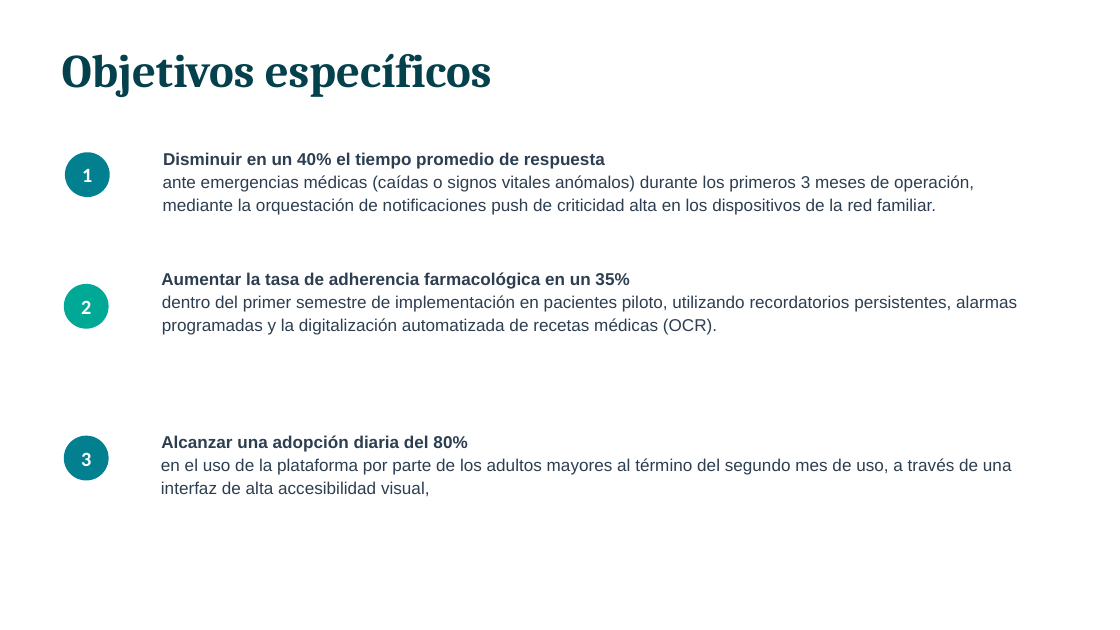
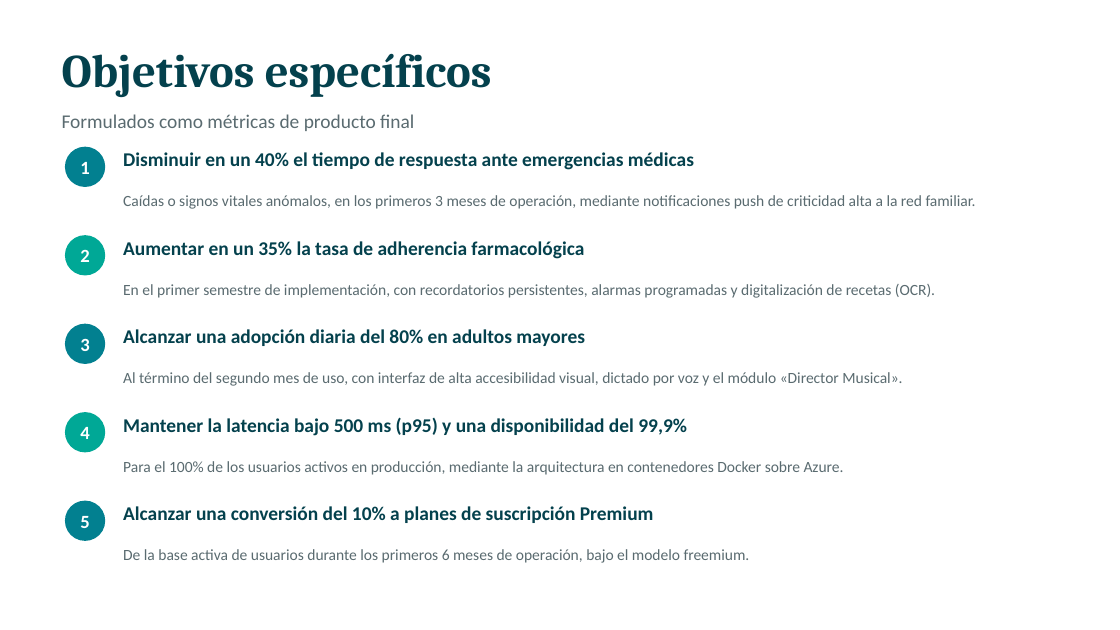
Before and after one commit to Jaacern/G1_CAPSTONE_003D, a slide deck: slide 6 of Fase 1/Evidencias Grupales/Presentación idea de proyecto.pptx. Drawn at 1120x630 pixels with LibreOffice and Linux fonts; fonts in the diff are those of the drawing. Boxes give left, top, right and bottom in pixels: in the first picture for what was removed or moved away, otherwise in the second. Text is boxed around its words. In the diff, an @@ line names an element or a change of style, - is before the commit and + after.

```diff
--- a/Fase 1/Evidencias Grupales/Presentación idea de proyecto.pptx
+++ b/Fase 1/Evidencias Grupales/Presentación idea de proyecto.pptx
@@ text added at [62, 114, 414, 131], 12.5 pt, text #5A6B70 @@
+Formulados como métricas de producto final
@@ ellipse: place and size @@
-ellipse at [65, 152, 110, 197]
+ellipse at [65, 147, 105, 187]
@@ text added at [123, 152, 694, 170], 12.5 pt, text #04414D, bold @@
+Disminuir en un 40% el tiempo de respuesta ante emergencias médicas
@@ text at [123, 195, 976, 209]: text changed; size 11 to 10 pt; font Arial to Calibri; text colour #2C3E50 to #5A6B70 @@
-Disminuir en un 40% el tiempo promedio de respuesta
-ante emergencias médicas (caídas o signos vitales anómalos) durante los primeros 3 meses de operación, mediante la orquestación de notificaciones push de criticidad alta en los dispositivos de la red familiar.
+Caídas o signos vitales anómalos, en los primeros 3 meses de operación, mediante notificaciones push de criticidad alta a la red familiar.
@@ text "2": place and size @@
-text "2" at [81, 300, 91, 314]
+text "2" at [80, 250, 89, 262]
@@ ellipse: place and size @@
-ellipse at [64, 283, 109, 328]
+ellipse at [65, 235, 105, 276]
@@ text added at [123, 241, 584, 259], 12.5 pt, text #04414D, bold @@
+Aumentar en un 35% la tasa de adherencia farmacológica
@@ text at [123, 284, 935, 298]: text changed; size 11 to 10 pt; font Arial to Calibri; text colour #2C3E50 to #5A6B70 @@
-Aumentar la tasa de adherencia farmacológica en un 35%
-dentro del primer semestre de implementación en pacientes piloto, utilizando recordatorios persistentes, alarmas programadas y la digitalización automatizada de recetas médicas (OCR).
+En el primer semestre de implementación, con recordatorios persistentes, alarmas programadas y digitalización de recetas (OCR).
@@ size 13 to 12 pt in 3 elements at [80, 162, 89, 174], [80, 250, 89, 262], [80, 338, 89, 351] @@
@@ text "3": place and size @@
-text "3" at [81, 452, 91, 466]
+text "3" at [80, 338, 89, 351]
@@ ellipse added at [65, 324, 105, 364], fill #028090 @@
@@ text added at [123, 329, 585, 346], 12.5 pt, text #04414D, bold @@
+Alcanzar una adopción diaria del 80% en adultos mayores
@@ text at [123, 372, 902, 386]: text changed; size 11 to 10 pt; font Arial to Calibri; text colour #2C3E50 to #5A6B70 @@
-Alcanzar una adopción diaria del 80%
-en el uso de la plataforma por parte de los adultos mayores al término del segundo mes de uso, a través de una interfaz de alta accesibilidad visual,
+Al término del segundo mes de uso, con interfaz de alta accesibilidad visual, dictado por voz y el módulo «Director Musical».
@@ ellipse added at [65, 412, 105, 452], fill #00A896 @@
@@ text added at [123, 417, 687, 436], 12.5 pt, text #04414D, bold @@
+Mantener la latencia bajo 500 ms (p95) y una disponibilidad del 99,9%
@@ text added at [80, 427, 89, 439], 12 pt, text #FFFFFF, bold @@
+4
@@ text added at [123, 461, 844, 475], 10 pt, text #5A6B70 @@
+Para el 100% de los usuarios activos en producción, mediante la arquitectura en contenedores Docker sobre Azure.
@@ ellipse: place and size @@
-ellipse at [64, 436, 109, 480]
+ellipse at [65, 501, 105, 541]
@@ text added at [123, 506, 654, 523], 12.5 pt, text #04414D, bold @@
+Alcanzar una conversión del 10% a planes de suscripción Premium
@@ text added at [80, 516, 89, 528], 12 pt, text #FFFFFF, bold @@
+5
@@ text added at [123, 549, 750, 563], 10 pt, text #5A6B70 @@
+De la base activa de usuarios durante los primeros 6 meses de operación, bajo el modelo freemium.
```
Also in this commit, not shown: 8 other slides changed, 1 other file.
